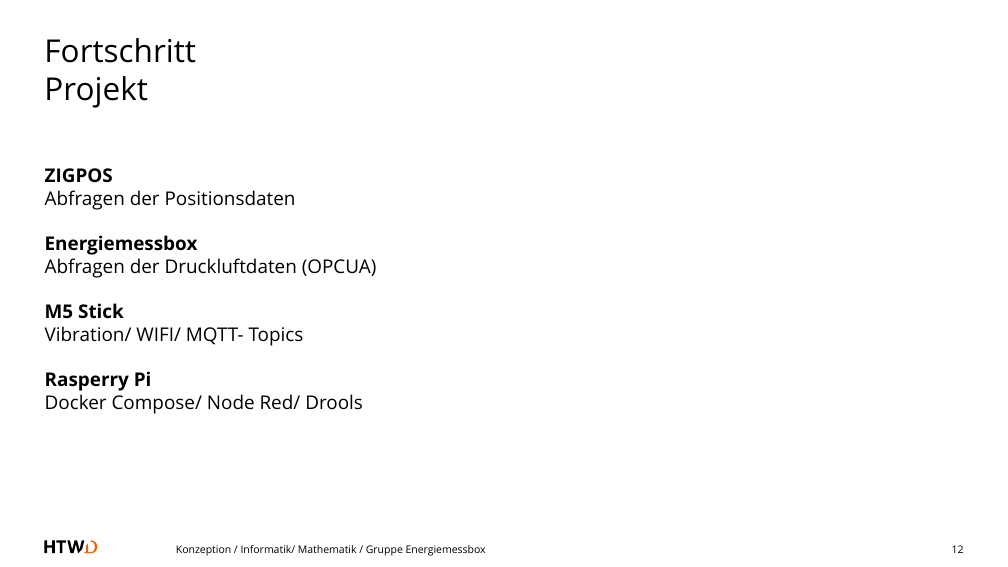
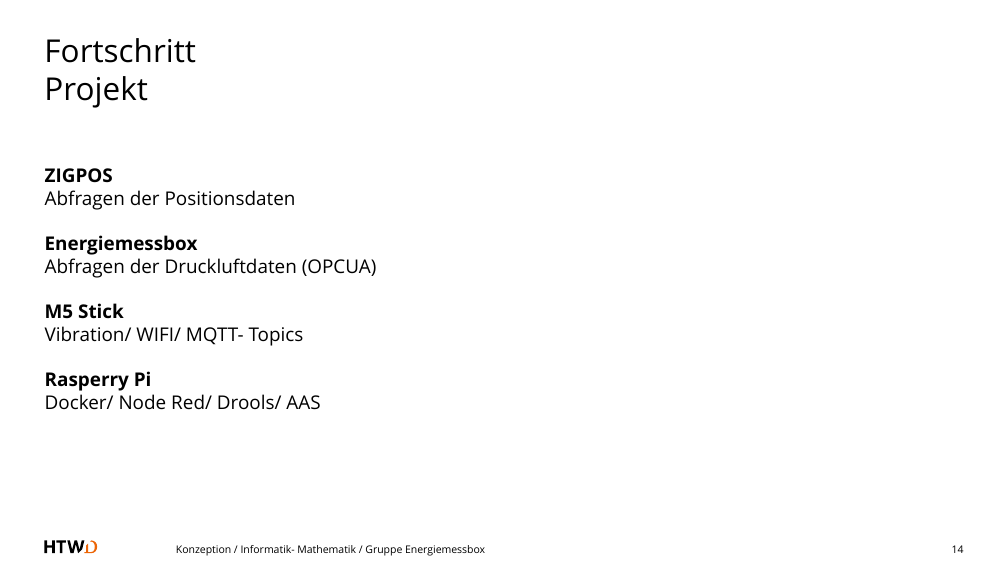
Before and after one commit to a-schulz/bpa-energiemessbox, a slide deck: slide 14 of praesentation.odp (slide 12 before the commit). Drawn at 1008x567 pixels with LibreOffice and Linux fonts; fonts in the diff are those of the drawing. Boxes give left, top, right and bottom in pixels: in the first picture for what was removed or moved away, otherwise in the second. Text is boxed around its words. In the diff, an @@ line names an element or a change of style, - is before the commit and + after.

```diff
--- a/praesentation.odp
+++ b/praesentation.odp
@@ text at [45,394,320,410]: text changed @@
-Docker Compose/ Node Red/ Drools
+Docker/ Node Red/ Drools/ AAS
@@ text at [176,545,485,556]: text changed @@
-Konzeption / Informatik/ Mathematik / Gruppe Energiemessbox
+Konzeption / Informatik- Mathematik / Gruppe Energiemessbox
@@ page number at [952,545,964,553]: text changed @@
-12
+14
```
Also in this commit, not shown: 11 other slides changed, 3 slides added, 1 slide removed.
